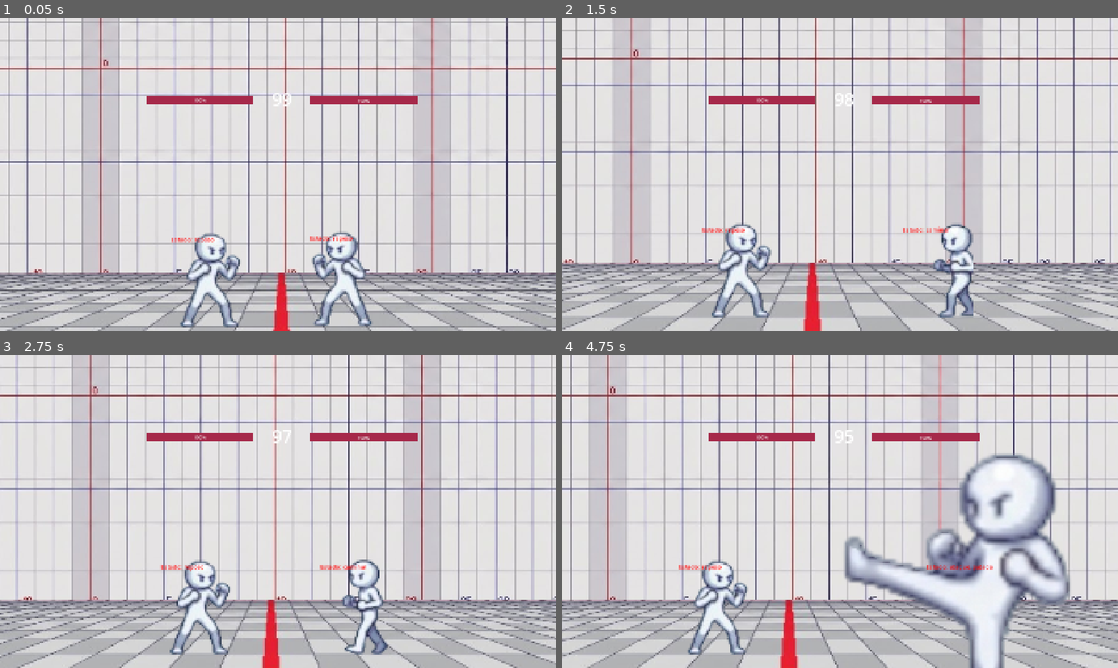
Above: before the commit, frames 1-4 (two rows, left to right).
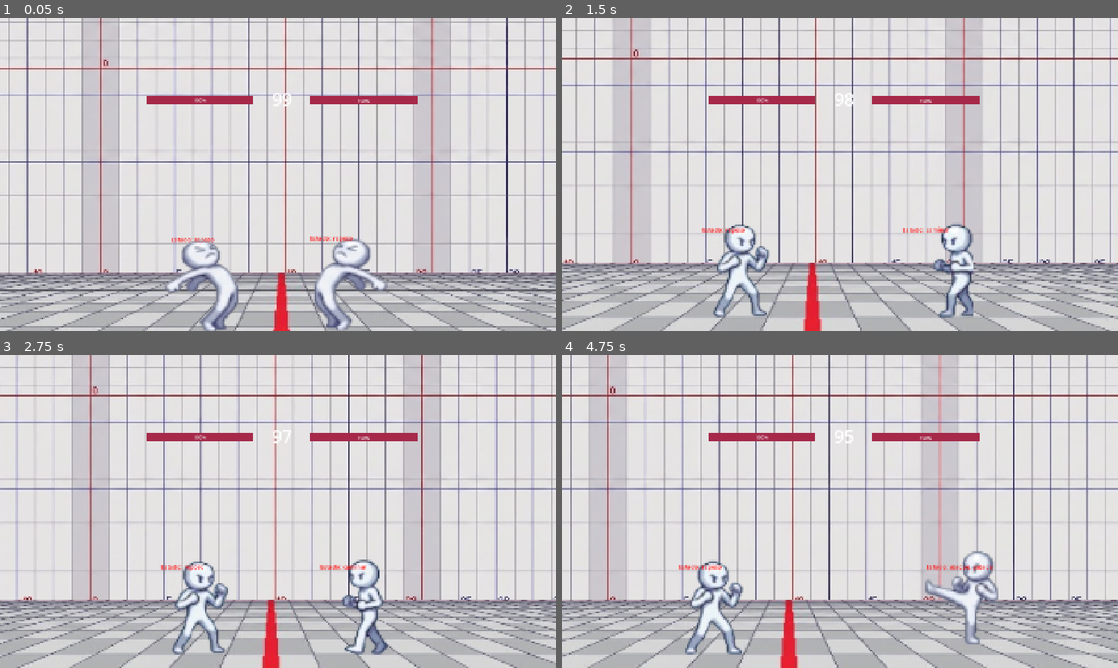
Above: after the commit, the same moments.

Repository: Sergio-Rojas27/GNDU
Game: Godot game, scene res://escenario_(prueba).tscn
The game is run twice, just before and just after one commit, with the same random seed, the same clock (stepped at 60 frames per second) and the same inputs.
Inputs:
- Up to frame 1 (0.05 s): no input
- Up to frame 2 (1.5 s): tap Enter (ui_accept) at 0.5, 0.77 s; hold Right (ui_right) from 0.53 s (still down)
- Up to frame 3 (2.75 s): tap Enter (ui_accept) at 1.52 s; release Right (ui_right) at 2.03 s; hold Left (ui_left) from 2.03 s (still down)
- Up to frame 4 (4.75 s): release Left (ui_left) at 2.78 s; hold Right (ui_right) 2.78-4.28 s; tap Enter (ui_accept) at 3.02, 3.77, 4.52 s; hold Left (ui_left) from 4.28 s (still down)

The runs differ from the first frame. In frame 1, 4.3% of the frame differs, in the area x 29-70%, y 68-100%; in frame 2, 1.1%; in frame 3, 1.1%; in frame 4, 11%, in the area x 22-92%, y 31-100%.

Commit message:
Escalado de animaciones

Diff:
--- a/nucleo3_combate/jugador(porsia).tscn
+++ b/nucleo3_combate/jugador(porsia).tscn
@@ -93,15 +93,19 @@
 
 [sub_resource type="AtlasTexture" id="AtlasTexture_ycx66"]
 atlas = ExtResource("7_ukvfq")
-region = Rect2(0, 0, 215, 283)
+region = Rect2(0, 0, 60, 79)
 
 [sub_resource type="AtlasTexture" id="AtlasTexture_hxtpt"]
 atlas = ExtResource("8_67qoh")
-region = Rect2(0, 0, 227, 258)
+region = Rect2(0, 0, 69, 71)
 
 [sub_resource type="AtlasTexture" id="AtlasTexture_d5fcf"]
 atlas = ExtResource("9_geya3")
-region = Rect2(188, 8, 188, 289)
+region = Rect2(78, 0, 78, 90)
+
+[sub_resource type="AtlasTexture" id="AtlasTexture_2h5gj"]
+atlas = ExtResource("9_geya3")
+region = Rect2(156, 0, 78, 90)
 
 [sub_resource type="AtlasTexture" id="AtlasTexture_axvf8"]
 atlas = ExtResource("10_m0pcg")
@@ -113,19 +117,23 @@
 
 [sub_resource type="AtlasTexture" id="AtlasTexture_ejllq"]
 atlas = ExtResource("11_oxmcs")
-region = Rect2(0, 0, 180, 268)
+region = Rect2(0, 0, 72, 78)
 
 [sub_resource type="AtlasTexture" id="AtlasTexture_bblhb"]
+atlas = ExtResource("11_oxmcs")
+region = Rect2(72, 0, 72, 78)
+
+[sub_resource type="AtlasTexture" id="AtlasTexture_flt70"]
 atlas = ExtResource("9_geya3")
-region = Rect2(0, 8, 197, 289)
+region = Rect2(0, 0, 78, 90)
 
 [sub_resource type="AtlasTexture" id="AtlasTexture_cmxqi"]
 atlas = ExtResource("12_nyj2t")
-region = Rect2(0, 0, 162, 346)
+region = Rect2(0, 0, 70, 104)
 
 [sub_resource type="AtlasTexture" id="AtlasTexture_gam7f"]
 atlas = ExtResource("12_nyj2t")
-region = Rect2(162, 0, 162, 346)
+region = Rect2(70, 0, 70, 104)
 
 [sub_resource type="AtlasTexture" id="AtlasTexture_ukvfq"]
 atlas = ExtResource("3_tvjgc")
@@ -157,15 +165,23 @@
 
 [sub_resource type="AtlasTexture" id="AtlasTexture_xw4dm"]
 atlas = ExtResource("13_xdntt")
-region = Rect2(0, 0, 200, 358)
+region = Rect2(0, 0, 80, 108)
 
 [sub_resource type="AtlasTexture" id="AtlasTexture_uiu86"]
 atlas = ExtResource("13_xdntt")
-region = Rect2(400, 0, 200, 358)
+region = Rect2(80, 0, 80, 108)
 
 [sub_resource type="AtlasTexture" id="AtlasTexture_1c0q0"]
 atlas = ExtResource("13_xdntt")
-region = Rect2(200, 0, 200, 358)
+region = Rect2(160, 0, 80, 108)
+
+[sub_resource type="AtlasTexture" id="AtlasTexture_onhhh"]
+atlas = ExtResource("13_xdntt")
+region = Rect2(249, 1, 83, 107)
+
+[sub_resource type="AtlasTexture" id="AtlasTexture_iowur"]
+atlas = ExtResource("4_icpv2")
+region = Rect2(99, 0, 58, 117)
 
 [sub_resource type="AtlasTexture" id="AtlasTexture_m0pcg"]
 atlas = ExtResource("3_tvjgc")
@@ -314,6 +330,9 @@
 "frames": [{
 "duration": 1.0,
 "texture": SubResource("AtlasTexture_d5fcf")
+}, {
+"duration": 1.0,
+"texture": SubResource("AtlasTexture_2h5gj")
 }],
 "loop": 0,
 "name": &"Patada_Aire",
@@ -333,6 +352,9 @@
 "frames": [{
 "duration": 1.0,
 "texture": SubResource("AtlasTexture_ejllq")
+}, {
+"duration": 1.0,
+"texture": SubResource("AtlasTexture_bblhb")
 }],
 "loop": 0,
 "name": &"Punio_Abajo",
@@ -340,7 +362,7 @@
 }, {
 "frames": [{
 "duration": 1.0,
-"texture": SubResource("AtlasTexture_bblhb")
+"texture": SubResource("AtlasTexture_flt70")
 }],
 "loop": 0,
 "name": &"Punio_Aire",
@@ -397,6 +419,12 @@
 }, {
 "duration": 1.0,
 "texture": SubResource("AtlasTexture_1c0q0")
+}, {
+"duration": 1.0,
+"texture": SubResource("AtlasTexture_onhhh")
+}, {
+"duration": 1.0,
+"texture": SubResource("AtlasTexture_iowur")
 }],
 "loop": 0,
 "name": &"Salto_Atras",
@@ -466,7 +494,7 @@
 position = Vector2(-4.999997, -27.784315)
 scale = Vector2(3.4045453, 3.1996799)
 sprite_frames = SubResource("SpriteFrames_wddc5")
-animation = &"Reposo"
+animation = &"Salto_Atras"
 
 [node name="Hurtbox" type="Area2D" parent="." unique_id=283507046]
 
Binary file changed: nucleo3_combate/Patada_abajo.png
Binary file changed: nucleo3_combate/Patada_normal.png
Binary file changed: nucleo3_combate/Punio_agachado.png
Binary file changed: nucleo3_combate/Punio_arriba.png
Binary file changed: nucleo3_combate/Punio_patada_aereos.png
Binary file changed: nucleo3_combate/Saltar_atras.png
